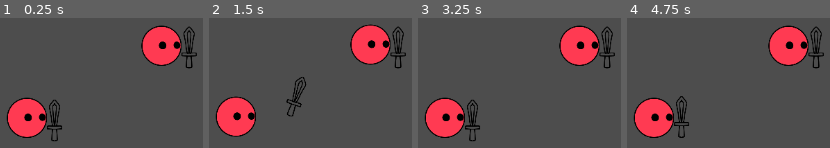
Above: before the commit, frames 1-4 (left to right).
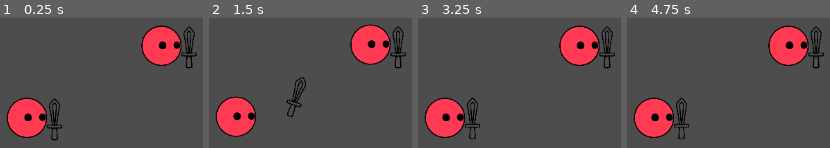
Above: after the commit, the same moments.

Repository: HoneyPony/impish-descent-future
Game: Godot game, scene res://Game.tscn
The game is run twice, just before and just after one commit, with the same random seed, the same clock (stepped at 60 frames per second) and the same inputs.
Inputs:
- Up to frame 1 (0.25 s): no input
- Up to frame 2 (1.5 s): hold D (player_right) 0.53-1.28 s
- Up to frame 3 (3.25 s): hold D (player_right) from 2.03 s (still down)
- Up to frame 4 (4.75 s): release D (player_right) at 3.53 s

The runs differ from the first frame. In frame 1, 0.4% of the frame differs, in the area x 23-31%, y 61-95%; in frame 2, less than 0.1%; in frame 3, 0.7%; in frame 4, 0.6%.

Commit message:
Delete secondary animation

Diff:
--- a/players/player.gd
+++ b/players/player.gd
@@ -34,8 +34,8 @@
 
 func _physics_process(delta):
 	# Uncomment this if we want to animate the item
-	if state == State.NO_ACTION:
-		item.global_transform = item_rest.global_transform
+	#if state == State.NO_ACTION:
+		#item.global_transform = item_rest.global_transform
 
 	if state == State.MELEE_ATTACK:
 		state_timer += delta
--- a/players/player.tscn
+++ b/players/player.tscn
@@ -19,18 +19,6 @@
 "update": 0,
 "values": [Vector2(0, 0), Vector2(0, -5)]
 }
-tracks/1/type = "value"
-tracks/1/imported = false
-tracks/1/enabled = true
-tracks/1/path = NodePath("Body/ItemRest:position")
-tracks/1/interp = 2
-tracks/1/loop_wrap = true
-tracks/1/keys = {
-"times": PackedFloat32Array(0.0333333, 0.533333),
-"transitions": PackedFloat32Array(0.75, 1.33),
-"update": 0,
-"values": [Vector2(156, 0), Vector2(156, -3)]
-}
 
 [sub_resource type="Animation" id="Animation_cwyuw"]
 length = 0.001
@@ -45,18 +33,6 @@
 "transitions": PackedFloat32Array(1),
 "update": 0,
 "values": [Vector2(0, 0)]
-}
-tracks/1/type = "value"
-tracks/1/imported = false
-tracks/1/enabled = true
-tracks/1/path = NodePath("Body/ItemRest:position")
-tracks/1/interp = 1
-tracks/1/loop_wrap = true
-tracks/1/keys = {
-"times": PackedFloat32Array(0),
-"transitions": PackedFloat32Array(1),
-"update": 0,
-"values": [Vector2(156, 0)]
 }
 
 [sub_resource type="AnimationLibrary" id="AnimationLibrary_to8dl"]
@@ -94,7 +70,7 @@
 texture = ExtResource("1_dkhxv")
 
 [node name="ItemRest" type="Node2D" parent="Body"]
-position = Vector2(156, 0)
+position = Vector2(156, 0.0217135)
 scale = Vector2(4, 4)
 
 [node name="CollisionShape2D" type="CollisionShape2D" parent="."]
